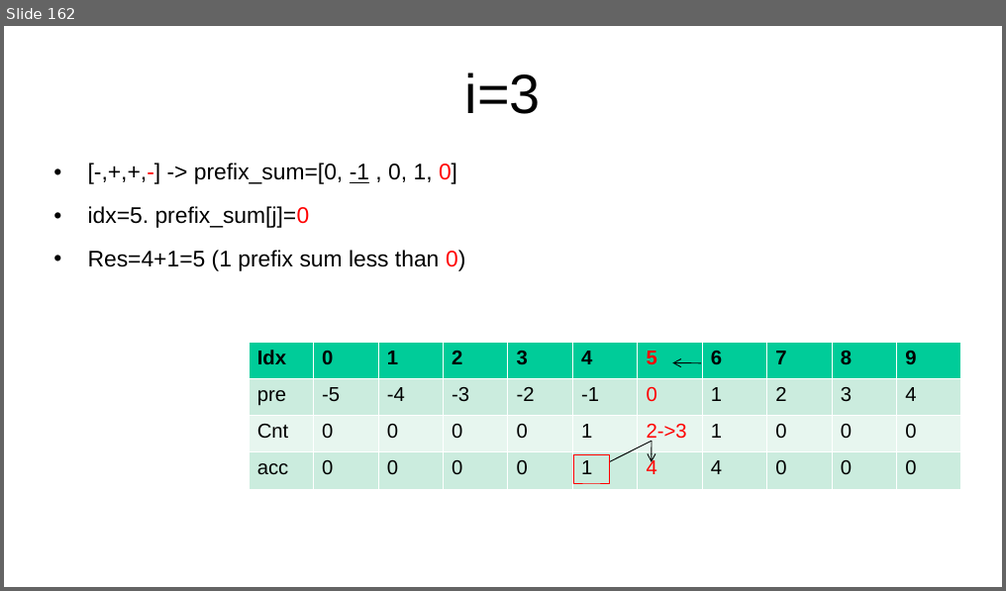
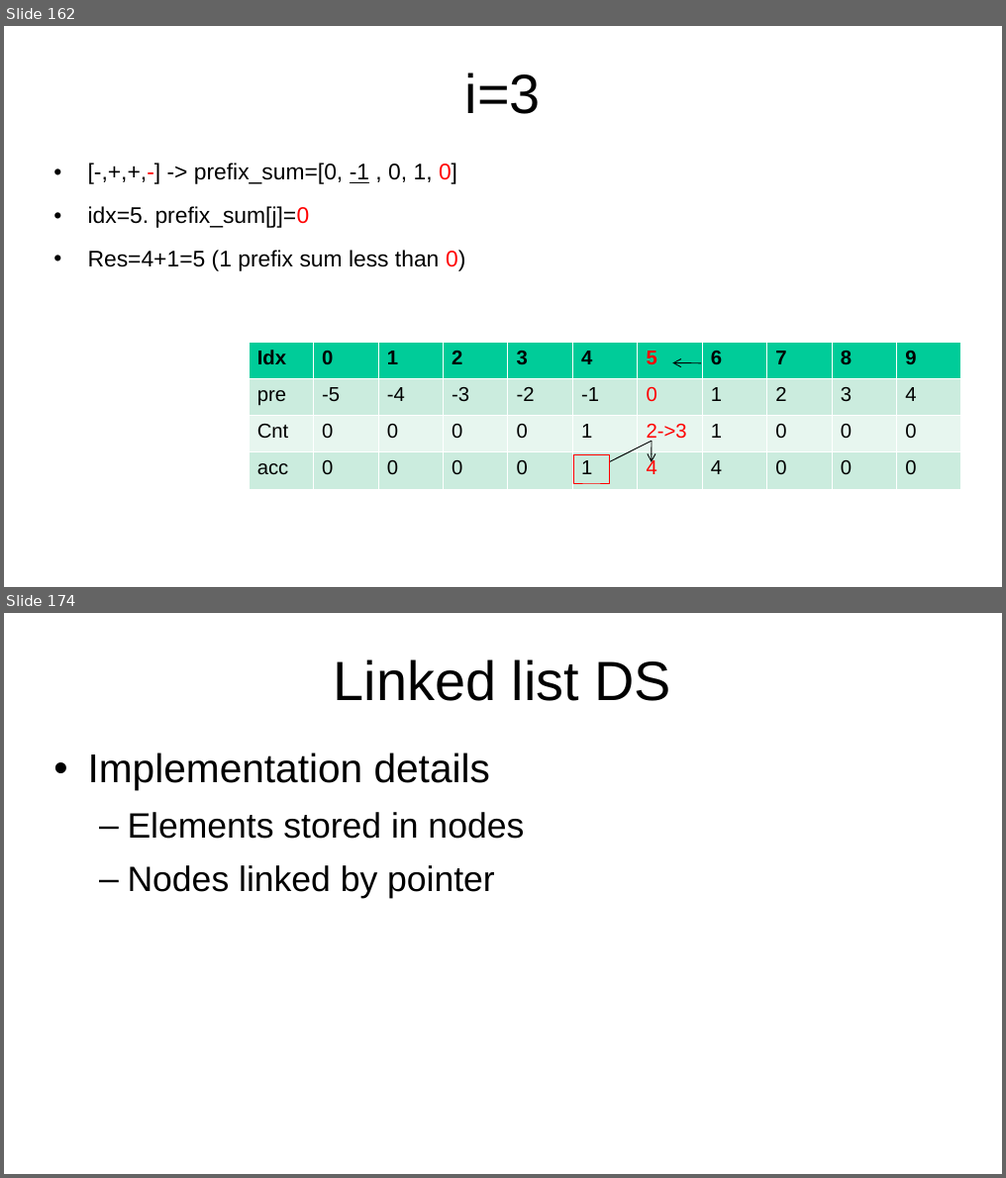
Before and after one commit to kindaichinisan/CompetitiveProgramming, a slide deck: MyCode/competitive_programming.ppt. Shown one above the other, each under a label of ours: slide 162 before the commit, slides 162 and 174 after it; the slides between them are not shown. The pictures are 1006x591 and 1006x1178 pixels, drawn with LibreOffice and Linux fonts; fonts in the diff are those of the drawing. Boxes give left, top, right and bottom in pixels: in the first picture for what was removed or moved away, otherwise in the second. Text is boxed around its words. In the diff, an @@ line names an element or a change of style, - is before the commit and + after.

```diff
--- a/MyCode/competitive_programming.ppt
+++ b/MyCode/competitive_programming.ppt
@@ slide 174 added at (4, 613, 1002, 1174), background #FFFFFF @@
@@ title added at (334, 660, 672, 701), 44 pt, text #000000 @@
+Linked list DS
@@ text added at (88, 753, 524, 898), 28 pt, text #000000 @@
+• Implementation details
+  – Elements stored in nodes
+  – Nodes linked by pointer
```
Also in this commit, not shown: 1 slide changed, 22 other slides added, 4 other files.
